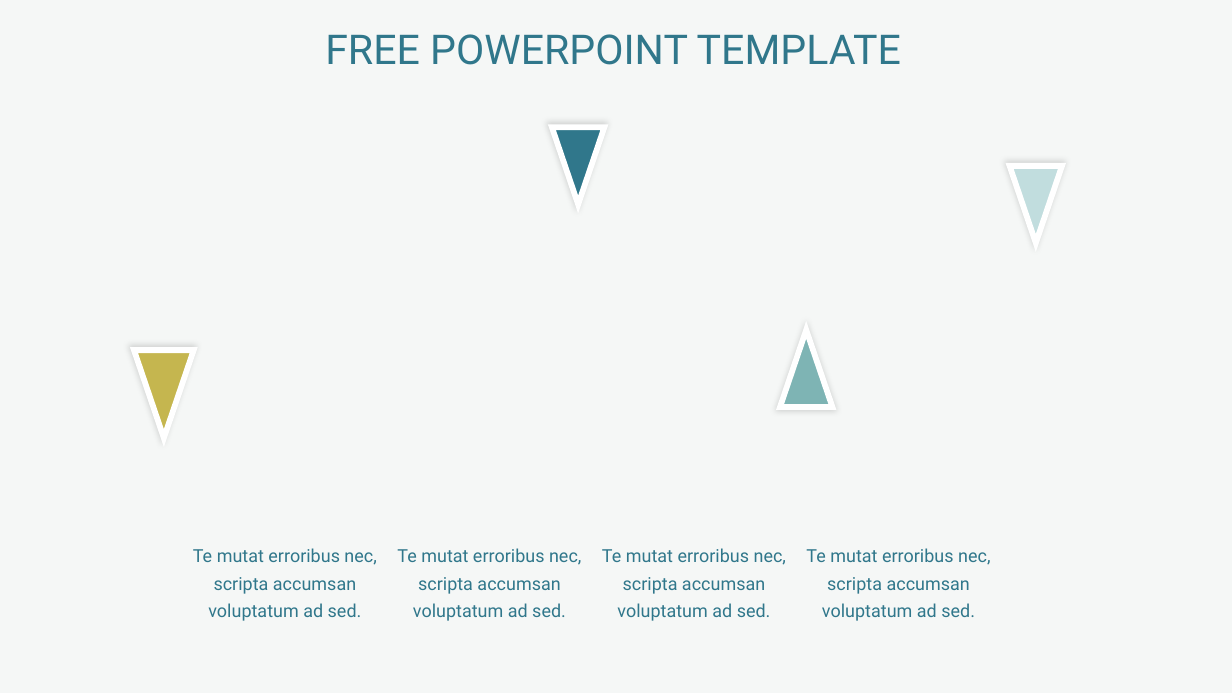
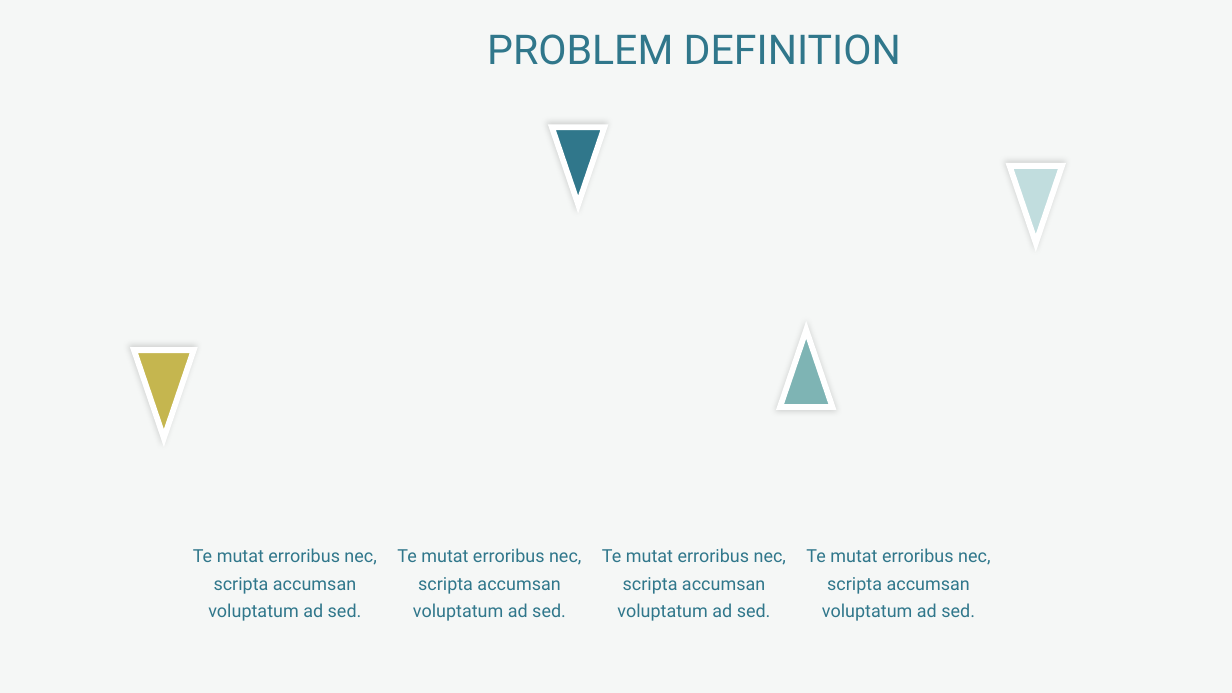
Before and after one commit to Winter-Soren/ConferencePaper-CHRIST-University, a slide deck: slide 5 of PPT/Morph PPT slides.pptx (slide 8 before the commit). Drawn at 1232x693 pixels with LibreOffice and Linux fonts; fonts in the diff are those of the drawing. Boxes give left, top, right and bottom in pixels: in the first picture for what was removed or moved away, otherwise in the second. Text is boxed around its words. In the diff, an @@ line names an element or a change of style, - is before the commit and + after.

```diff
--- a/PPT/Morph PPT slides.pptx
+++ b/PPT/Morph PPT slides.pptx
@@ text at box(487, 34, 901, 65): text changed @@
-FREE POWERPOINT TEMPLATE
+PROBLEM DEFINITION
```
Also in this commit, not shown: 10 other slides changed, 2 slides added, 17 slides removed.
